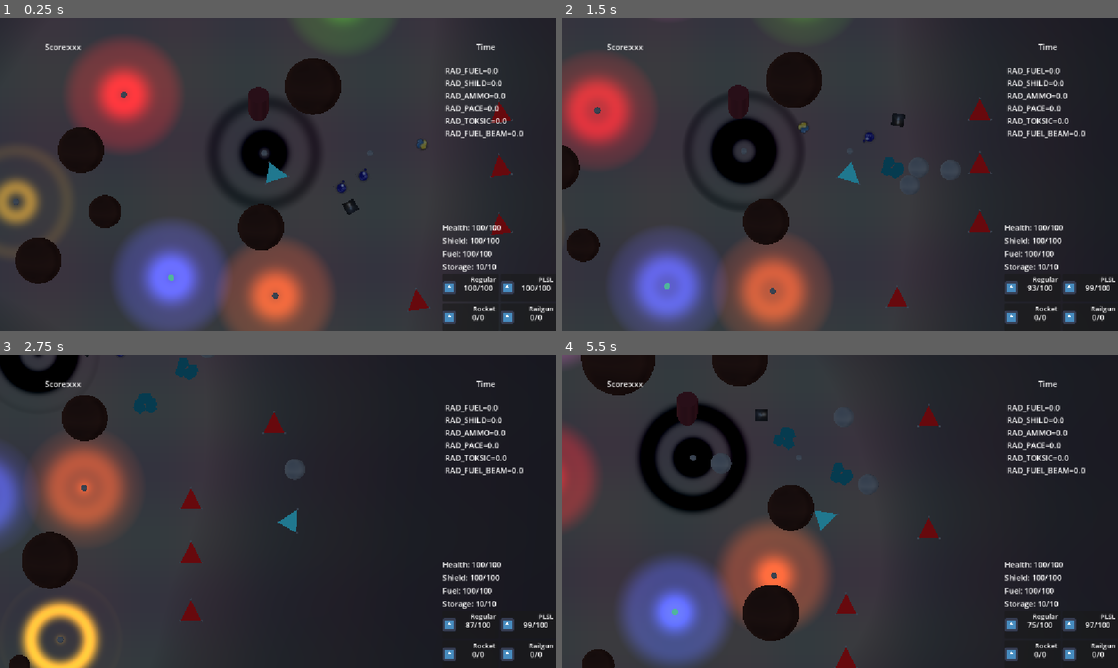
Above: before the commit, frames 1-4 (two rows, left to right).
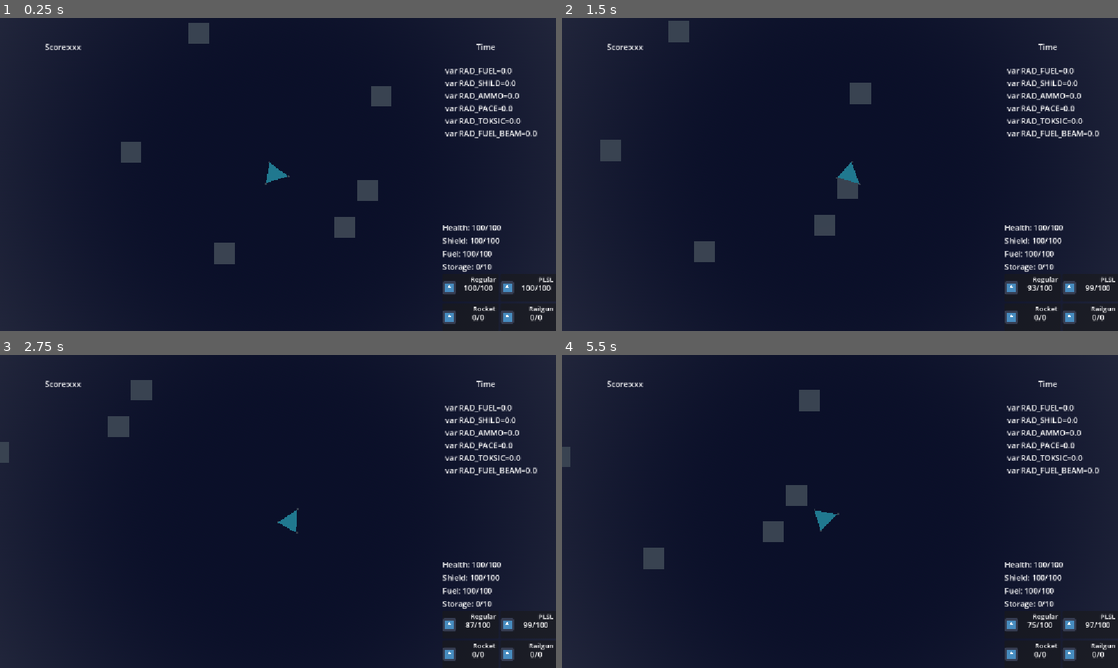
Above: after the commit, the same moments.

Repository: forklovee/SpaceJam2026
Game: Godot game, scene res://main.tscn
Two runs of this game, one before a commit and one after it. Both use one fixed random seed, a clock stepped at 60 frames per second and the inputs below. The engine's default icon, where the game draws it, is replaced by a stand-in: a white triangle on a blue panel in a dark square.
Inputs (mouse positions are in pixels of both pictures, inside the frame that each line leads up to):
- Up to frame 1 (0.25 s): no input
- Up to frame 2 (1.5 s): move the mouse to (962, 158) at 0.52 s; press the mouse at (962, 158) at 0.53 s; hold D (Right) 0.53-1.28 s; move the mouse to (728, 190) at 1.27 s; release the mouse at (728, 190) at 1.28 s; hold S (Down) from 1.28 s (still down); right-click (728, 190) at 1.35 s
- Up to frame 3 (2.75 s): move the mouse to (333, 442) at 2.02 s; release S (Down) at 2.03 s; press the mouse at (333, 442) at 2.03 s; hold D (Right) from 2.03 s (still down)
- Up to frame 4 (5.5 s): move the mouse to (812, 574) at 2.77 s; release D (Right) at 2.78 s; release the mouse at (812, 574) at 2.78 s; hold W (Up) 2.78-3.53 s; right-click (812, 574) at 2.85 s; move the mouse to (1006, 558) at 3.52 s; press the mouse at (1006, 558) at 3.53 s; hold A (Left) 3.53-5.03 s; move the mouse to (673, 464) at 4.27 s; release the mouse at (673, 464) at 4.28 s; right-click (673, 464) at 4.35 s; move the mouse to (867, 511) at 5.02 s; press the mouse at (867, 511) at 5.03 s; hold S (Down) from 5.03 s (still down)

The runs differ from the first frame. In frame 1, 81% of the frame differs, in the area x 0-97%, y 0-100%; in frame 2, 71%; in frame 3, 51%; in frame 4, 68%.
Error after the commit: Assertion failed. (res://Singleton/game.gd:26)

Commit message:
Semi-working AI

Diff:
--- a/AI/EnemyController.gd
+++ b/AI/EnemyController.gd
@@ -1,6 +1,7 @@
 class_name EnemyController extends Node
 
 enum Task{
+	ReturnToBase,
 	Gather,
 	Combat
 }
@@ -13,6 +14,8 @@
 
 var bodies_in_sight: Array[Node3D]
 
+var target_crystal: Crystal
+
 func _ready() -> void:
 	possess(get_parent())
 
@@ -21,13 +24,54 @@
 		return
 
 	match task:
+		Task.ReturnToBase:
+			_return_to_base_task(delta)
 		Task.Gather:
 			_gather_task(delta)
 		Task.Combat:
 			_combat_task(delta)
 
+func _return_to_base_task(_delta: float):
+	if ship.storage == 0:
+		task = Task.Gather
+		return
+
+	var enemy_base := Game.level.enemy_base
+	var global_position := ship.global_position
+	var target_position := enemy_base.global_position
+	var direction_to_target := global_position.direction_to(target_position)
+	var move_direction := Vector2(
+		direction_to_target.x,
+		-direction_to_target.z
+	)
+	ship.steer(move_direction)
+	if global_position.distance_to(target_position) > 1.0:
+		ship.move(move_direction)
+	else:
+		ship.move(Vector2.ZERO)
+
 func _gather_task(delta: float):
-	# TODO: fly to resources
+	if ship.is_storage_full():
+		task = Task.ReturnToBase
+		return
+
+	if is_instance_valid(target_crystal):
+		var global_position := ship.global_position
+		var target_position := target_crystal.global_position
+		var direction_to_target := global_position.direction_to(target_position)
+		var move_direction := Vector2(
+			direction_to_target.x,
+			-direction_to_target.z
+		)
+		ship.steer(move_direction)
+
+		if global_position.distance_to(target_position) > 2.0:
+			ship.move(move_direction)
+		else:
+			ship.move(Vector2.ZERO)
+			ship.shoot(0)
+	else:
+		target_crystal = Game.level.register_target_crystal(ship)
 
 	if !bodies_in_sight.is_empty():
 		var global_position: Vector3 = ship.global_position
@@ -48,7 +92,7 @@
 	if nervousness >= 1.0:
 		task = Task.Combat
 
-func _combat_task(delta: float):
+func _combat_task(_delta: float):
 	var global_position := ship.global_position
 	var nearest_target = bodies_in_sight.reduce(
 		func(nearest, body):
@@ -92,7 +136,16 @@
 
 func possess(new_ship: Ship):
 	ship = new_ship
+	ship.got_damage.connect(_on_got_damage)
+	ship.died.connect(_on_died)
 
+func _on_died(_ship: Ship):
+	bodies_in_sight = []
+
+func _on_got_damage(_ship: Ship, instigator: Ship):
+	if task == Task.Gather && instigator.is_in_group(&"PlayerShip"):
+		bodies_in_sight = [instigator]
+		task = Task.Combat
 
 func _on_sight_sense_body_entered(body: Node):
 	if body in bodies_in_sight || !body.is_in_group(&"PlayerShip"):
--- a/Level/level.gd
+++ b/Level/level.gd
@@ -3,9 +3,17 @@
 signal crystal_amount_changed(level: Level)
 
 @onready var query_plane: SpacePlane = $Space_BG
-@onready var enemyRespawn:EnemyRespawn = $Base2/EnemyRespawn
+@onready var enemyRespawn: EnemyRespawn = $Base2/EnemyRespawn
+@onready var view: SubViewport = $SubViewport
+
+@export var player_base: Base
+@export var enemy_base: Base
 
 var crystals_to_gather: Array = []
+
+# Crystal and ships that are targetting it
+var crystal_to_enemies_blackboard: Dictionary[Crystal, Array] = {}
+var enemy_to_crystal_blackboard: Dictionary[Ship, Crystal] = {}
 
 func _ready() -> void:
 	crystals_to_gather = get_tree().get_nodes_in_group(&"Crystal")
@@ -15,7 +23,64 @@
 
 	print(self, " registered ", crystals_to_gather.size(), " crystals.")
 
+	for enemy in get_tree().get_nodes_in_group(&"EnemyShip"):
+		enemy = enemy as EnemyShip
+		enemy.ai_controller.target_crystal = register_target_crystal(enemy)
+
 func _on_crystal_gathered(_ship, crystal: Crystal):
 	if crystal in crystals_to_gather:
 		crystals_to_gather.erase(crystal)
 		crystal_amount_changed.emit(self)
+
+
+func register_target_crystal(ship: Ship) -> Crystal:
+	for crystal in crystals_to_gather:
+		if !is_instance_valid(crystal):
+			continue
+		if crystal_to_enemies_blackboard.has(crystal):
+			continue
+		crystal = crystal as Crystal
+		crystal.tree_exiting.connect(_on_crystal_destroyed.bind(crystal))
+		ship.tree_exiting.connect(_on_ship_destroyed.bind(ship))
+
+		crystal_to_enemies_blackboard[crystal] = [ship]
+		enemy_to_crystal_blackboard[ship] = crystal
+
+		return crystal
+
+	# sort crystals by least targeted asc
+	var keys = crystal_to_enemies_blackboard.keys()
+	if keys.is_empty(): # no crystals left
+		return null
+
+	keys.sort_custom(
+		func(a: Crystal, b: Crystal):
+			return crystal_to_enemies_blackboard[a].size() < crystal_to_enemies_blackboard[b].size()
+	)
+
+	var first_crystal: Crystal = keys[0]
+	first_crystal.tree_exiting.connect(_on_crystal_destroyed.bind(first_crystal))
+	ship.tree_exiting.connect(_on_ship_destroyed.bind(ship))
+	crystal_to_enemies_blackboard[first_crystal].append(ship)
+
+	return first_crystal
+
+func _on_crystal_destroyed(crystal: Crystal):
+	if !crystal_to_enemies_blackboard.has(crystal):
+		return
+
+	crystals_to_gather.erase(crystal)
+
+	# get ships that are targetting the crystal
+	var ships_to_crystal := crystal_to_enemies_blackboard[crystal]
+	for ship in ships_to_crystal:
+		enemy_to_crystal_blackboard.erase(ship)
+	crystal_to_enemies_blackboard.erase(crystal)
+
+func _on_ship_destroyed(ship: Ship):
+	if !enemy_to_crystal_blackboard.has(ship):
+		return
+
+	var crystal := enemy_to_crystal_blackboard[ship]
+	enemy_to_crystal_blackboard.erase(ship)
+	crystal_to_enemies_blackboard[crystal].erase(ship)
--- a/Level/level.tscn
+++ b/Level/level.tscn
@@ -80,12 +80,14 @@
 shader = SubResource("Shader_0xm2m")
 shader_parameter/albedo = Color(0.08627451, 0.08627451, 0.11372549, 1)
 shader_parameter/scale = 100.0
-shader_parameter/stars = PackedVector2Array(-0.2955556, 5.8263283, -5.2654057, 4.834378, 3.3067617, -8.424185, -2.834095, -10.553265, -0.651775, -1.0171165, -7.3141007, -3.9872112, -12.602741, 1.0127888, -0.651775, 24.829266, 3.7291331, 31.995436, 3.6532607, 13.496256, 0, 0, 0, 0)
+shader_parameter/stars = PackedVector2Array(-0.2955556, 5.8263283, -5.2654057, 4.834378, 3.3067617, -8.424185, -2.834095, -10.553265, -0.651775, -1.0171165, -7.3141007, -3.9872112, -12.602741, 1.0127888, -0.651775, 24.829266, 1.4487365, 32.970505, 6.781491, 15.236544, 0, 0, 0, 0)
 shader_parameter/stars_color = PackedVector3Array(0.9196297, 0.25485146, 1.92523e-07, 0.24118897, 0.2929656, 1, 0.13692 …(229 unchanged characters)…
 shader_parameter/stars_ani = PackedInt32Array(0, 0, 0, 0, 1, 0, 1, 1, 0, 1, 0, 0)
 
-[node name="Main" type="Node3D" unique_id=289798224]
+[node name="Main" type="Node3D" unique_id=289798224 node_paths=PackedStringArray("player_base", "enemy_base")]
 script = ExtResource("1_52x1o")
+player_base = NodePath("PlayerBase")
+enemy_base = NodePath("EnemyBase")
 
 [node name="LevelEnd" type="Node" parent="." unique_id=1053667887]
 script = ExtResource("2_iincs")
@@ -104,7 +106,7 @@
 neg = true
 
 [node name="star_f" type="MeshInstance3D" parent="star5" unique_id=1891473443]
-transform = Transform3D(0.9512109, 0, 0.30897385, 0, 0.9999998, 0, -0.30897385, 0, 0.9512109, -20.715414, 0, -18.822462)
+transform = Transform3D(-0.6366022, 0, 0.7703513, 0, 0.9999998, 0, -0.7703513, 0, -0.6366022, -20.715414, 0, -18.822462)
 mesh = SubResource("SphereMesh_7dm0k")
 script = ExtResource("1_jglls")
 color = Color(0.13692334, 0.5227604, 4.813075e-07, 1)
@@ -119,7 +121,7 @@
 rot = 0.065
 
 [node name="star2" type="MeshInstance3D" parent="star5" unique_id=1066390521]
-transform = Transform3D(0.4733383, 0, -0.88085145, 0, 0.99999994, 0, 0.88085145, 0, 0.4733383, 15.154943, 0, 19.673292)
+transform = Transform3D(0.81147933, 0, -0.58418816, 0, 0.99999994, 0, 0.58418816, 0, 0.81147933, 15.154943, 0, 19.673292)
 mesh = SubResource("SphereMesh_7dm0k")
 surface_material_override/0 = SubResource("StandardMaterial3D_0xm2m")
 script = ExtResource("1_jglls")
@@ -139,7 +141,7 @@
 rot = 0.065
 
 [node name="star3" type="MeshInstance3D" parent="star5" unique_id=1862060780]
-transform = Transform3D(-0.8158686, 0, 0.5774948, 0, 0.9999998, 0, -0.5774948, 0, -0.8158686, 22.406221, 0, 4.4194813)
+transform = Transform3D(0.6406604, 0, 0.7663512, 0, 0.9999998, 0, -0.7663512, 0, 0.6406604, 22.406221, 0, 4.4194813)
 mesh = SubResource("SphereMesh_7dm0k")
 script = ExtResource("1_jglls")
 color = Color(0.9196297, 0.25485146, 1.92523e-07, 1)
@@ -153,7 +155,7 @@
 rot = 0.065
 
 [node name="star4" type="MeshInstance3D" parent="star5" unique_id=765289077]
-transform = Transform3D(-0.11670499, 0, -0.9930563, 0, 0.99999994, 0, 0.9930563, 0, -0.11670499, -32.594826, 0, -0.7099037)
+transform = Transform3D(-0.9979634, 0, 0.052321184, 0, 0.99999994, 0, -0.052321184, 0, -0.9979634, -32.594826, 0, -0.7099037)
 mesh = SubResource("SphereMesh_7dm0k")
 script = ExtResource("1_jglls")
 color = Color(0.7621092, 0.26604587, 0.6329997, 1)
@@ -167,7 +169,7 @@
 rot = 0.065
 
 [node name="star5" type="MeshInstance3D" parent="star5" unique_id=566852442]
-transform = Transform3D(0.060502544, 0, -0.99806005, 0, 0.99999976, 0, 0.99806005, 0, 0.060502544, -15.021837, 0, 19.11321)
+transform = Transform3D(0.8348872, 0, 0.549437, 0, 0.99999976, 0, -0.549437, 0, 0.8348872, -15.021837, 0, 19.11321)
 mesh = SubResource("SphereMesh_7dm0k")
 script = ExtResource("1_jglls")
 color = Color(1, 0, 0, 1)
@@ -181,7 +183,7 @@
 rot = 0.065
 
 [node name="star6" type="MeshInstance3D" parent="star5" unique_id=1373520543]
-transform = Transform3D(0.9033208, 0, -0.4286872, 0, 0.99999976, 0, 0.4286872, 0, 0.9033208, -3.1681757, 0, 40.274826)
+transform = Transform3D(-0.95665735, 0, -0.29320982, 0, 0.99999976, 0, 0.29320982, 0, -0.95665735, -3.1681757, 0, 40.274826)
 mesh = SubResource("SphereMesh_7dm0k")
 script = ExtResource("1_jglls")
 color = Color(0.95807534, 0.63139933, 1.1551381e-06, 1)
@@ -196,7 +198,7 @@
 rot = 0.065
 
 [node name="star6" type="MeshInstance3D" parent="." unique_id=657441473]
-transform = Transform3D(-0.28801814, 0, 0.08423483, 0, 0.3, 0, -0.08423483, 0, -0.28801814, -0.651775, 0, 24.829266)
+transform = Transform3D(-0.251146, 0, 0.16480744, 0, 0.3, 0, -0.16480744, 0, -0.251146, -0.651775, 0, 24.829266)
 mesh = SubResource("SphereMesh_7dm0k")
 script = ExtResource("1_jglls")
 color = Color(1, 1, 1, 1)
@@ -271,14 +273,17 @@
 script = ExtResource("3_7a20f")
 input_stars = [NodePath("../star5/star3"), NodePath("../star5/star2"), NodePath("../star5/star_f"), NodePath("../star5/star4"), NodePath("../star5"), NodePath("../star5/star5"), NodePath("../star5/star6"), NodePath("../star6"), NodePath("../star6/star_f"), NodePath("../star6/star6")]
 
-[node name="Base" parent="." unique_id=1098030614 instance=ExtResource("7_d6qko")]
+[node name="PlayerBase" parent="." unique_id=1098030614 instance=ExtResource("7_d6qko")]
 transform = Transform3D(1, 0, 0, 0, 1, 0, 0, 0, 1, -0.9371481, -0.08077848, -3.141234)
 is_allay = true
 
-[node name="Base2" parent="." unique_id=1424587177 instance=ExtResource("7_d6qko")]
+[node name="PlayerRespawn" type="Node3D" parent="PlayerBase" unique_id=17418823]
+script = ExtResource("8_q47le")
+
+[node name="EnemyBase" parent="." unique_id=1424587177 instance=ExtResource("7_d6qko")]
 transform = Transform3D(1, 0, 0, 0, 1, 0, 0, 0, 1, -0.9371481, -0.08077848, 22.076908)
 
-[node name="EnemyRespawn" type="Node3D" parent="Base2" unique_id=2054981514]
+[node name="EnemyRespawn" type="Node3D" parent="EnemyBase" unique_id=2054981514]
 script = ExtResource("8_i5g78")
 
 [node name="BaseEnemyShip" parent="." unique_id=1525440035 instance=ExtResource("11_1teg4")]
--- a/Objects/Base/base.gd
+++ b/Objects/Base/base.gd
@@ -1,4 +1,4 @@
-extends Area3D
+class_name Base extends Area3D
 
 @export var is_allay=false
 
--- a/Ship/EnemyShip/base_enemy_ship.tscn
+++ b/Ship/EnemyShip/base_enemy_ship.tscn
@@ -2,6 +2,7 @@
 
 [ext_resource type="PackedScene" uid="uid://idcyet8cqbav" path="res://Ship/base_ship.tscn" id="1_25uhw"]
 [ext_resource type="Script" uid="uid://b0kioegk77m42" path="res://Ship/EnemyShip/enemy_on_die.gd" id="2_8qru5"]
+[ext_resource type="Script" uid="uid://igrhyjykhvyq" path="res://Ship/EnemyShip/enemy_ship.gd" id="2_ur6lp"]
 [ext_resource type="Script" uid="uid://nncr2juntu8h" path="res://AI/EnemyController.gd" id="2_uweob"]
 [ext_resource type="PackedScene" uid="uid://cnkt4114trhuc" path="res://Ship/Gun/regular_gun.tscn" id="3_vvrke"]
 
@@ -12,6 +13,8 @@
 albedo_color = Color(1, 0, 0, 1)
 
 [node name="BaseEnemyShip" unique_id=1525440035 groups=["EnemyShip"] instance=ExtResource("1_25uhw")]
+script = ExtResource("2_ur6lp")
+max_shield = 0
 speed = 8.0
 
 [node name="EnemyController" type="Node" parent="." index="0" unique_id=1545785271]
--- a/Ship/EnemyShip/enemy_on_die.gd
+++ b/Ship/EnemyShip/enemy_on_die.gd
@@ -3,4 +3,4 @@
 
 func _on_base_enemy_ship_died(ship: Ship) -> void:
 	print("ENEMY DIE!!!!!!!!")
-	Game.level.enemyRespawn.to_spawn+=1
+	#Game.level.enemyRespawn.to_spawn+=1
--- /dev/null
+++ b/Ship/EnemyShip/enemy_ship.gd
@@ -0,0 +1,3 @@
+class_name EnemyShip extends Ship
+
+@onready var ai_controller: EnemyController = $EnemyController
--- a/Ship/ship.gd
+++ b/Ship/ship.gd
@@ -1,6 +1,7 @@
 class_name Ship extends RigidBody3D
 
 signal health_changed(ship: Ship)
+signal got_damage(ship: Ship, instigator: Ship)
 signal shield_changed(ship: Ship)
 signal died(ship: Ship)
 signal storage_changed(ship: Ship)
@@ -31,7 +32,7 @@
 func _ready() -> void:
 	health = max_health
 	shield = max_shield
-	storage = max_storage
+	storage = 0
 	fuel = max_fuel
 	update_weapons_and_gunslots()
 
@@ -99,11 +100,17 @@
 	used_weapon.emit(self, weapon.bullet_type)
 
 func damage(instigator: Node3D, value: int):
-	health = clamp(health-value, 0, max_health)
-	print(self, "(", health, "/", max_health,")"," damaged by ", instigator, " with ", value, "DMG")
-	health_changed.emit(self)
-	if health <= 0:
-		_on_died()
+	if shield<=0:
+		health = clamp(health-value, 0, max_health)
+		#print(self, "(", health, "/", max_health,")"," damaged by ", instigator, " with ", value, "DMG")
+		health_changed.emit(self)
+		got_damage.emit(self, instigator)
+		if health <= 0:
+			_on_died()
+	else:
+		shield-=value
+		shield_changed.emit(self)
+
 
 func _on_died():
 	died.emit(self)
@@ -143,7 +150,6 @@
 
 	storage_changed.emit(self)
 
-#TODO: oddawanie kryształów (metoda!)
 func transfer_crystal():
 	storage_changed.emit(self)
 
--- a/Singleton/game.gd
+++ b/Singleton/game.gd
@@ -5,9 +5,6 @@
 
 var pc: PlayerController
 var level: Level
-
-# Crystal and ships that are targetting it
-var enemy_blackboard: Dictionary[Crystal, Array] = {}
 
 var level_end=null
 
@@ -34,22 +31,6 @@
 	add_child(level)
 
 
-func register_target_crystal(ship: Ship) -> Crystal:
-	if !level:
-		return
-	for crystal in level.crystals_to_gather:
-		if enemy_blackboard.has(crystal):
-			continue
-		enemy_blackboard[crystal] = [ship]
-		return crystal
-	#
-	#enemy_blackboard.sort()
-	#print(enemy_blackboard)
-
-	return null
-
-
-
 func spawn_explosion(instigator: Ship, damage: int, max_range: float, target_position: Vector3):
 	var explosion: Bullet3D = Data.get_bullet_resource(Bullet3D.Type.RocketExplosion).instantiate()
 	level.call_deferred("add_child", explosion)
Not shown, added: Ship/EnemyShip/enemy_ship.gd.uid
